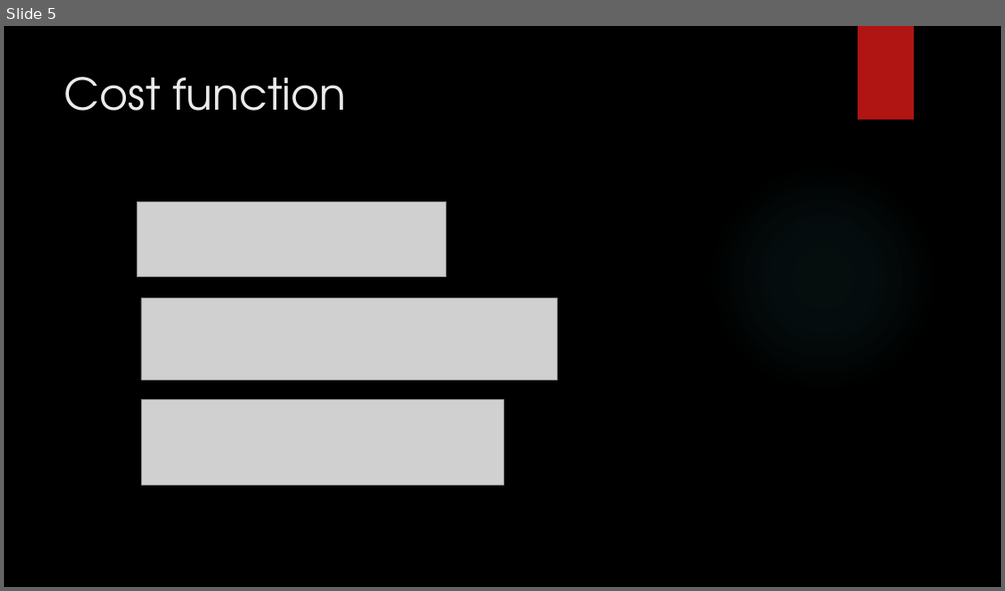
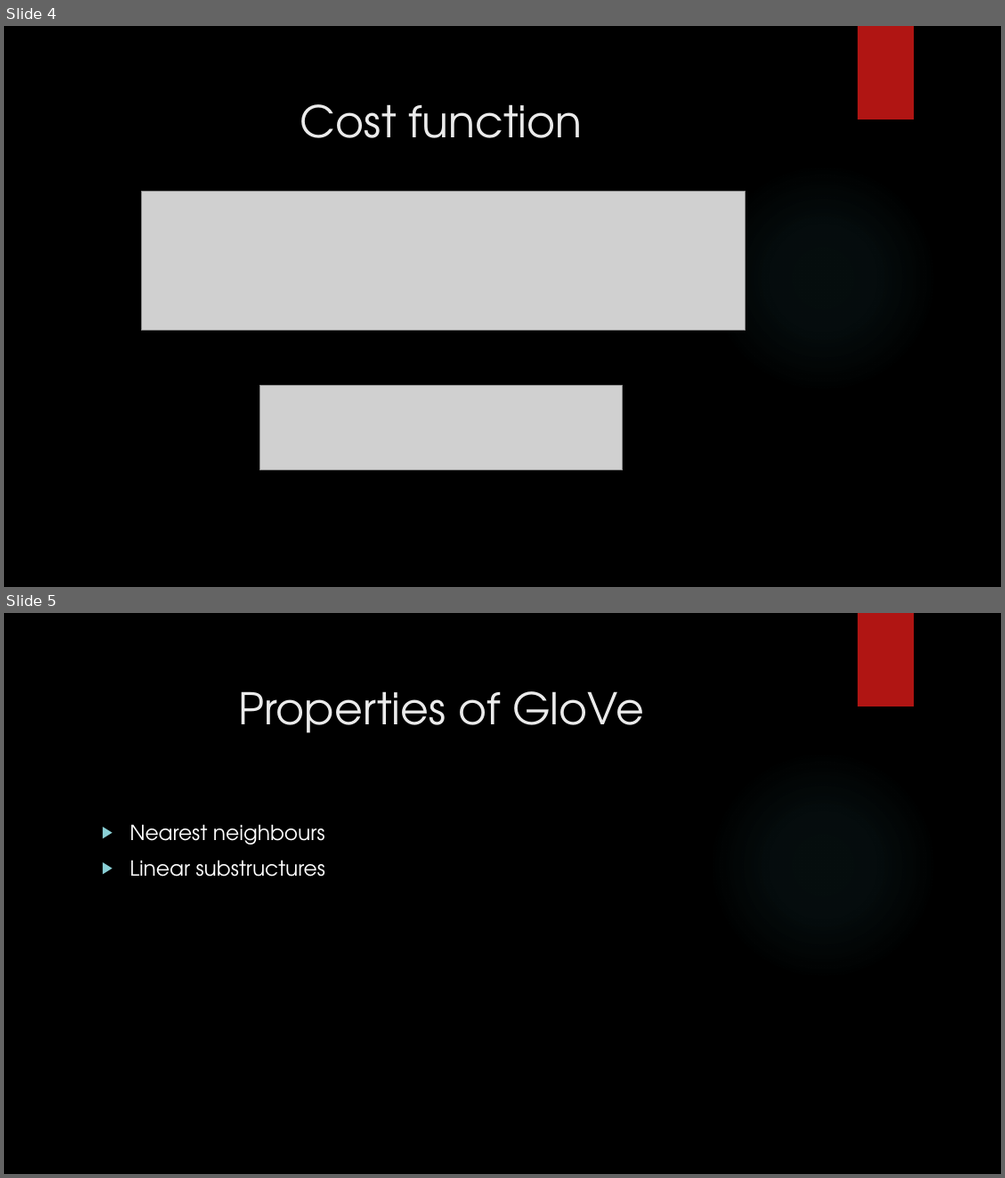
Before and after one commit to ThePiyushGupta/SarcasmTargetDetection, a slide deck: Presentation/Glove.pptx. Shown one above the other, each under a label of ours: slide 5 before the commit, slides 4 and 5 after it. The pictures are 1005x591 and 1005x1178 pixels, drawn with LibreOffice and Linux fonts; fonts in the diff are those of the drawing; grey boxes stand for pictures; background and template pictures are left out. Boxes give left, top, right and bottom in pixels: in the first picture for what was removed or moved away, otherwise in the second. Text is boxed around its words. In the diff, an @@ line names an element or a change of style, - is before the commit and + after.

```diff
--- a/Presentation/Glove.pptx
+++ b/Presentation/Glove.pptx
@@ slide 5 added at (4,613,1001,1174), background picture (left out); not listed: 2 template elements that a slide beside it also shows @@
@@ title added at (238,691,644,733), 42 pt, text #EBEBEB @@
+Properties of GloVe
@@ text added at (129,824,325,876), 20 pt, text #FFFFFF @@
+▶ Nearest neighbours
+▶ Linear substructures
@@ what was slide 5 is now slide 4 @@
@@ slide 4 changed as well @@
@@ title "Cost function" at (300,104,582,138): alignment left to centre; vertical alignment top to middle @@
@@ picture removed at (138,201,446,276) @@
@@ picture: place and size @@
-picture at (141,298,558,379)
+picture at (141,192,745,330)
@@ picture: place and size @@
-picture at (141,400,503,484)
+picture at (259,385,623,469)
```
Also in this commit, not shown: 4 other slides changed, 3 other slides added, 1 slide removed, 5 other files.
